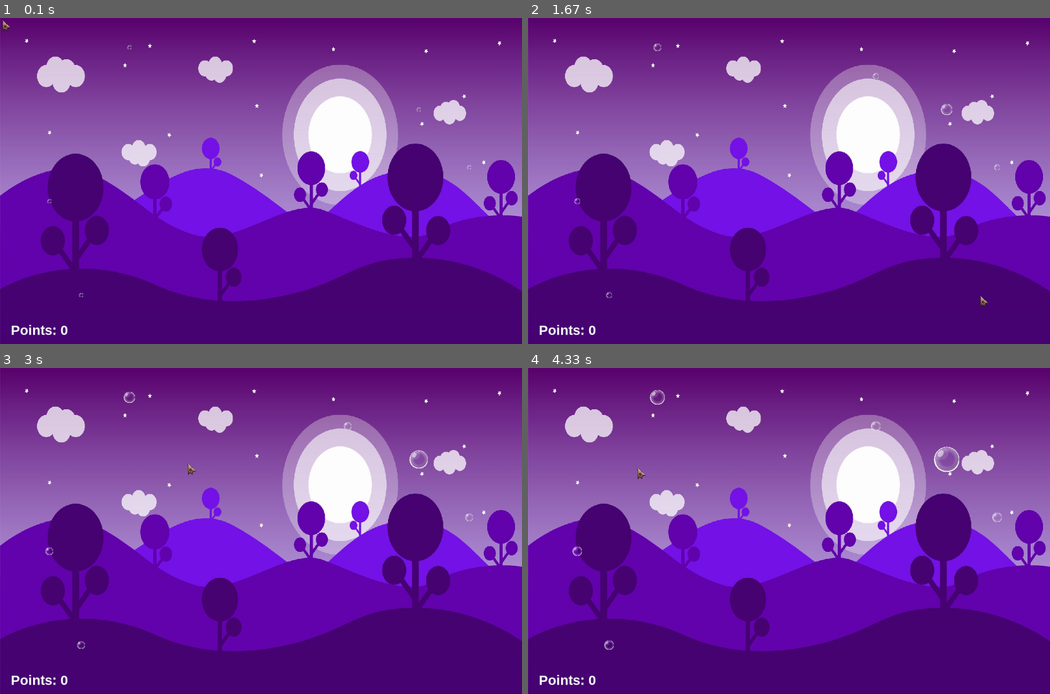
Above: before the commit, frames 1-4 (two rows, left to right).
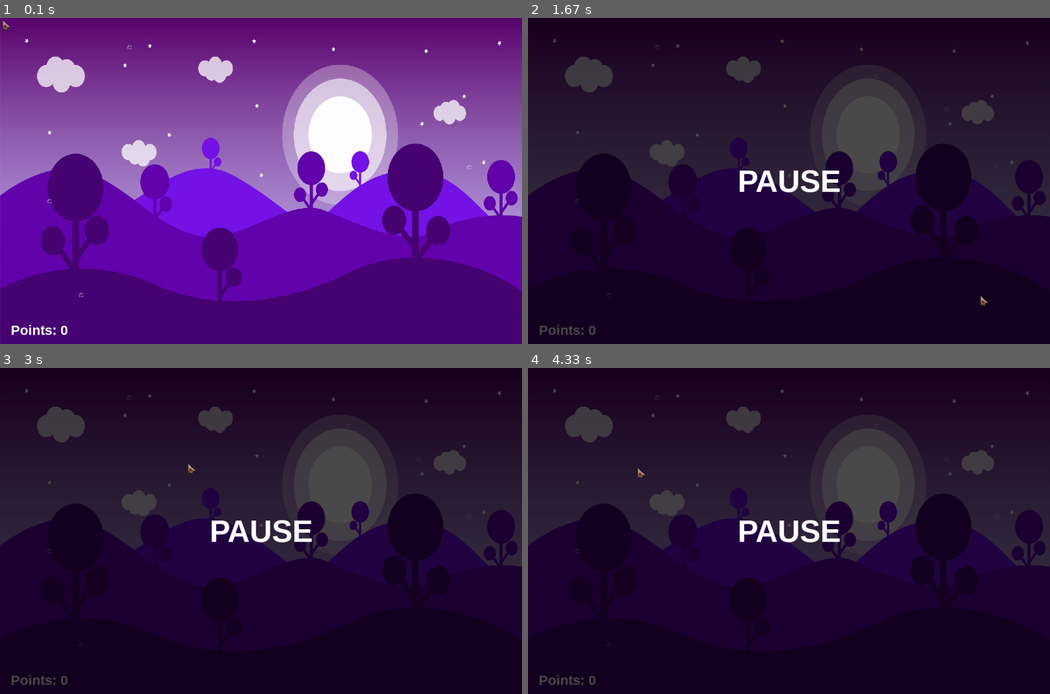
Above: after the commit, the same moments.

Repository: JanKrb/pygame-bubbles
Game: pygame game, started from game.py
Same seed, same stepped clock (60 frames per second), same inputs: the game is played once before the commit and once after it.
Inputs (mouse positions are in pixels of both pictures, inside the frame that each line leads up to):
- Up to frame 1 (0.1 s): no input
- Up to frame 2 (1.67 s): hold P 0.33-0.8 s; click (794, 203) at 0.88 s; click (627, 132) at 1.22 s; click (982, 295) at 1.55 s
- Up to frame 3 (3 s): click (271, 420) at 1.88 s; click (234, 615) at 2.22 s; click (245, 475) at 2.55 s; click (187, 462) at 2.88 s
- Up to frame 4 (4.33 s): click (924, 501) at 3.22 s; click (950, 524) at 3.55 s; click (898, 472) at 3.88 s; click (637, 469) at 4.22 s

The runs differ from the first frame. In frame 1, less than 0.1% of the frame differs, in the area x 79-81%, y 27-29%; in frame 2, 100%; in frame 3, 100%; in frame 4, 100%, in the area x 0-100%, y 0-100%.

Commit message:
Add pause screen

Diff:
--- a/game.py
+++ b/game.py
@@ -345,13 +345,12 @@
             self.clock.tick(Settings.window_fps)
             self.handle_events()
 
+            self.draw()
+            self.cursor.update(pygame.mouse.get_pos())
+            pygame.mixer.pause() if self.pause else pygame.mixer.unpause()
+
             if not self.pause and not self.game_over:
                 self.update()
-                self.draw()
-            elif self.pause:
-                self.draw_pause()
-            elif self.game_over:
-                self.draw_game_over()
 
     def handle_keydown_events(self, event) -> None:
         """
@@ -360,6 +359,8 @@
 
         if event.key == pygame.K_ESCAPE:
             self.running = False
+        elif event.key == pygame.K_p:
+            self.pause = not self.pause
 
     def handle_mouse_events(self, event) -> None:
         """
@@ -400,8 +401,6 @@
         Update loop every [fps] frames
         """
 
-        self.cursor.update(pygame.mouse.get_pos())
-
         self.respawn_bubbles()
 
         self.bubbles.update()
@@ -432,6 +431,12 @@
         self.bubbles.draw(self.screen)
 
         self.draw_points()
+
+        if self.pause:
+            self.draw_pause()
+        if self.game_over:
+            self.draw_gameover()
+
         self.cursor.draw(self.screen)
 
         pygame.display.flip()
@@ -441,18 +446,26 @@
         Draw the pause screen
         """
 
-        self.screen.fill((0, 0, 0))
-        self.cursor.draw(self.screen)
-        pygame.display.flip()
+        overlay = pygame.Surface(self.screen.get_size())
+        overlay.set_alpha(180)
+        overlay.fill((0, 0, 0))
+        self.screen.blit(overlay, (0, 0))
+
+        font = pygame.font.SysFont(
+            Settings.font_pause[0],
+            Settings.font_pause[1])
+        pause_text = font.render(
+            'PAUSE', True, (255, 255, 255))
+        pause_text_rect = pause_text.get_rect()
+        pause_text_rect.center = (
+            Settings.window_width // 2, Settings.window_height // 2)
+
+        self.screen.blit(pause_text, pause_text_rect)
 
     def draw_gameover(self) -> None:
         """
         Draw the game over screen
         """
-
-        self.screen.fill((0, 0, 0))
-        self.cursor.draw(self.screen)
-        pygame.display.flip()
 
     def draw_points(self) -> None:
         """
